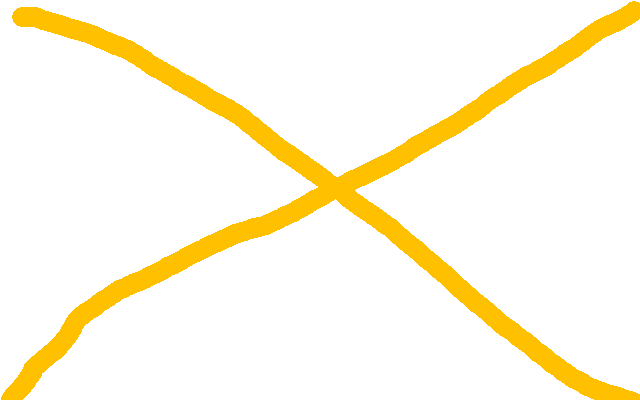
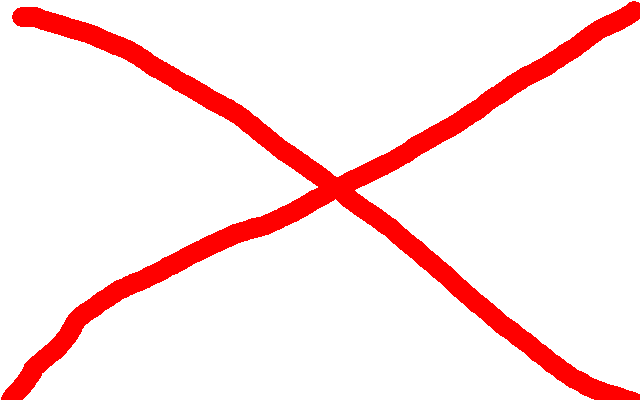
Layer changes from the first 640 × 400 image to the second:
painted on "Camada" over bbox(1, 1, 640, 400)
